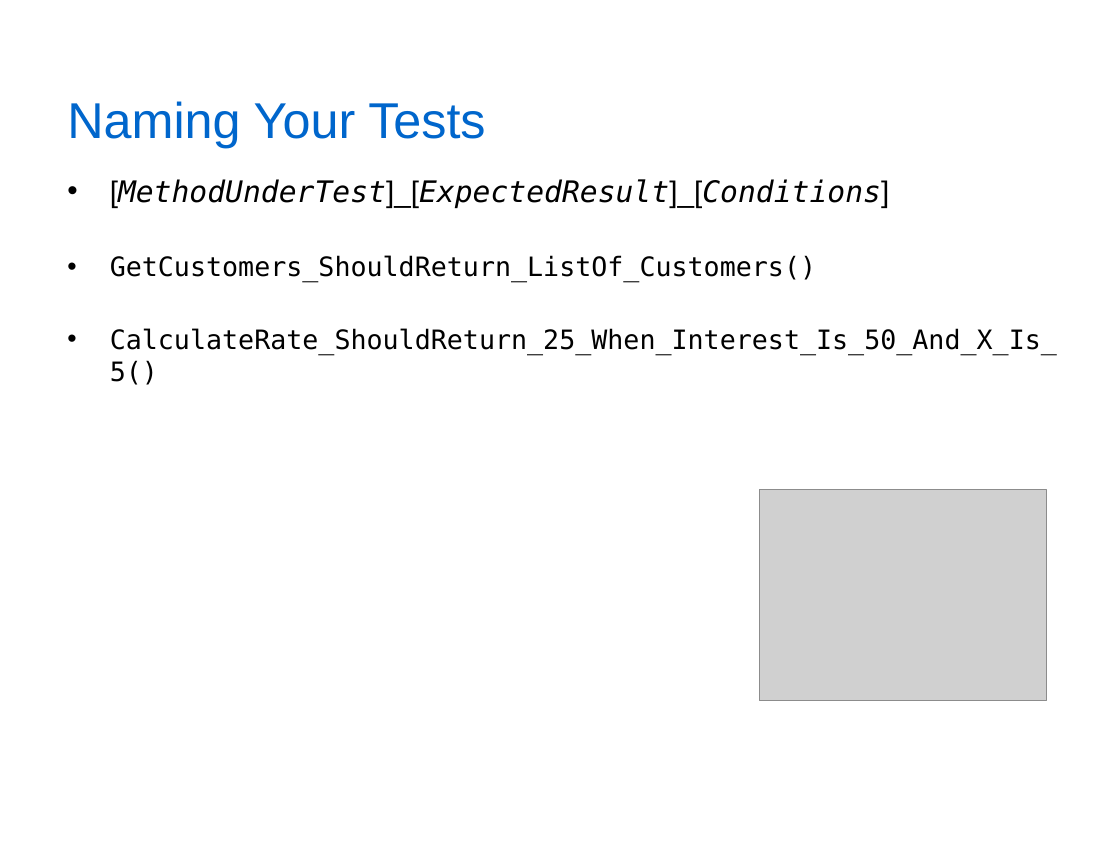
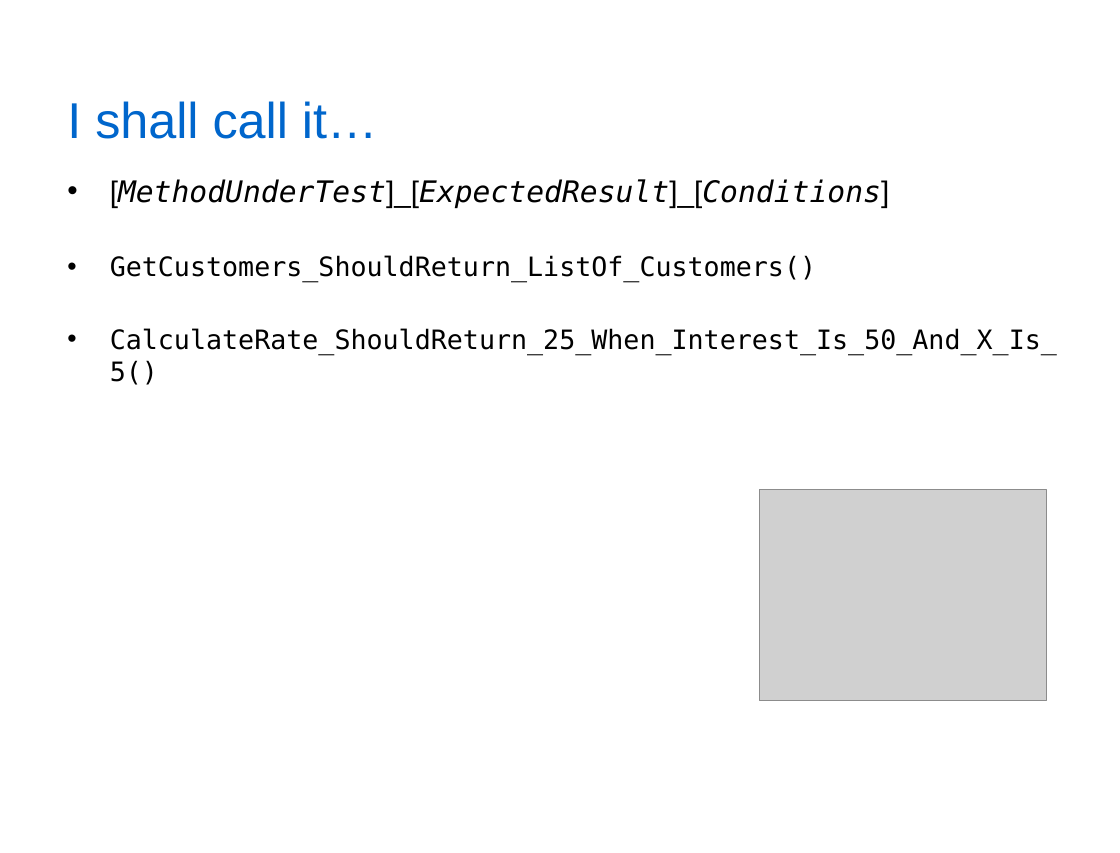
Before and after one commit to kburnell/TestDrivingASP.NETMVC, a slide deck: slide 16 of TestDrivingASP.NETMVC_Short.pptx (slide 17 before the commit). Drawn at 1120x853 pixels with LibreOffice and Linux fonts; fonts in the diff are those of the drawing; grey boxes stand for pictures; background and template pictures are left out. Boxes give left, top, right and bottom in pixels: in the first picture for what was removed or moved away, otherwise in the second. Text is boxed around its words. In the diff, an @@ line names an element or a change of style, - is before the commit and + after.

```diff
--- a/TestDrivingASP.NETMVC_Short.pptx
+++ b/TestDrivingASP.NETMVC_Short.pptx
@@ title at (x1=67, y1=101, x2=377, y2=139): text changed @@
-Naming Your Tests
+I shall call it…
```
Also in this commit, not shown: 16 other slides changed, 4 slides added, 8 slides removed, 6 other files.
